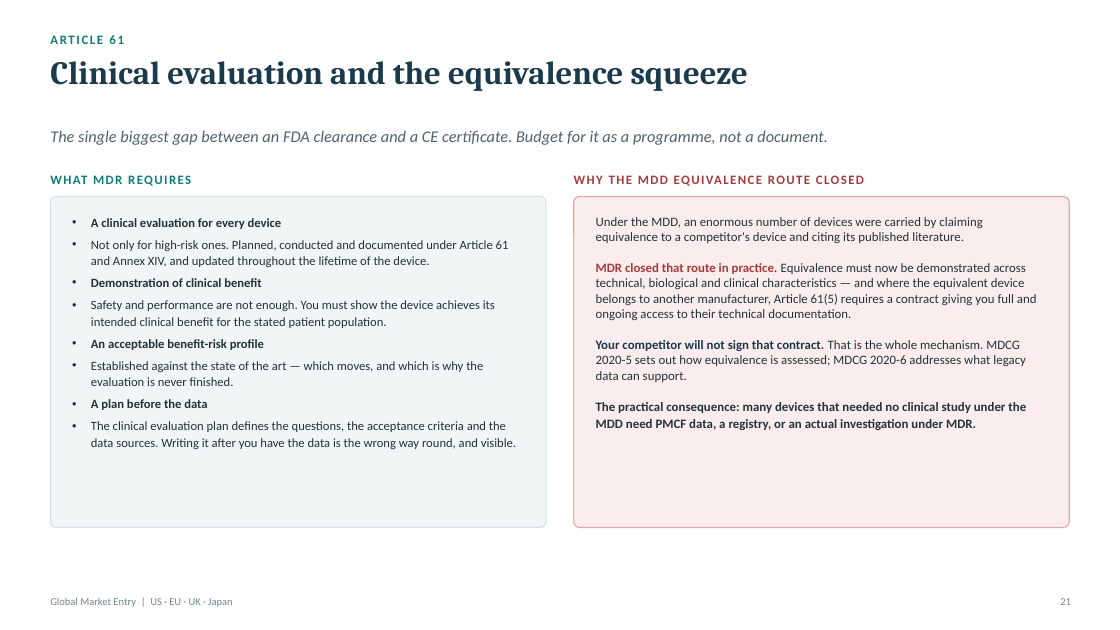
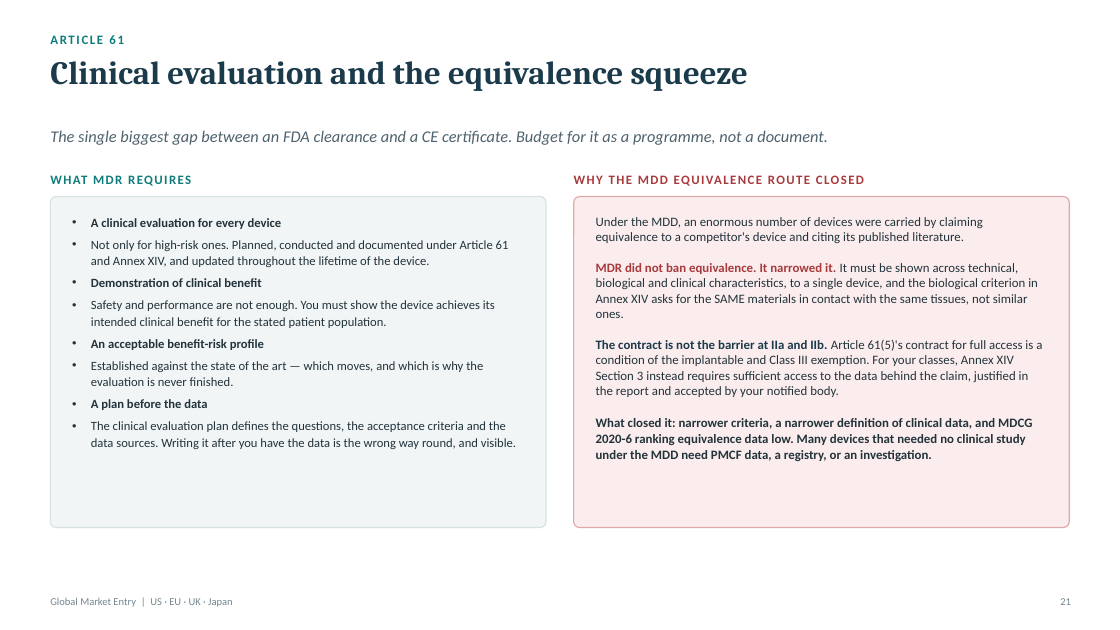
Before and after one commit to Jordantelder/my-website, a slide deck: slide 21 of seminars/global-market-entry/Global_Market_Entry_Seminar.pptx. Drawn at 1120x630 pixels with LibreOffice and Linux fonts; fonts in the diff are those of the drawing. Boxes give left, top, right and bottom in pixels: in the first picture for what was removed or moved away, otherwise in the second. Text is boxed around its words. In the diff, an @@ line names an element or a change of style, - is before the commit and + after.

```diff
--- a/seminars/global-market-entry/Global_Market_Entry_Seminar.pptx
+++ b/seminars/global-market-entry/Global_Market_Entry_Seminar.pptx
@@ text at <box>596,217,1042,461</box>: text changed @@
-Under the MDD, an enormous number of devices were carried by claiming equivalence to a competitor's device and citing its published literature.
-MDR closed that route in practice. Equivalence must now be demonstrated across technical, biological and clinical characteristics — and where the equivalent device belongs to another manufacturer, Article 61(5) requires a contract giving you full and ongoing access to their technical documentation.
-Your competitor will not sign that contract. That is the whole mechanism. MDCG 2020-5 sets out how equivalence is assessed; MDCG 2020-6 addresses what legacy data can support.
-The practical consequence: many devices that needed no clinical study under the MDD need PMCF data, a registry, or an actual investigation under MDR.
+Under the MDD, an enormous number of devices were carried by claiming equivalence to a competitor's device and citing its published literature.
+MDR did not ban equivalence. It narrowed it. It must be shown across technical, biological and clinical characteristics, to a single device, and the biological criterion in Annex XIV asks for the SAME materials in contact with the same tissues, not similar ones.
+The contract is not the barrier at IIa and IIb. Article 61(5)'s contract for full access is a condition of the implantable and Class III exemption. For your classes, Annex XIV Section 3 instead requires sufficient access to the data behind the claim, justified in the report and accepted by your notified body.
+What closed it: narrower criteria, a narrower definition of clinical data, and MDCG 2020-6 ranking equivalence data low. Many devices that needed no clinical study under the MDD need PMCF data, a registry, or an investigation.
```
Also in this commit, not shown: 1 other file.
